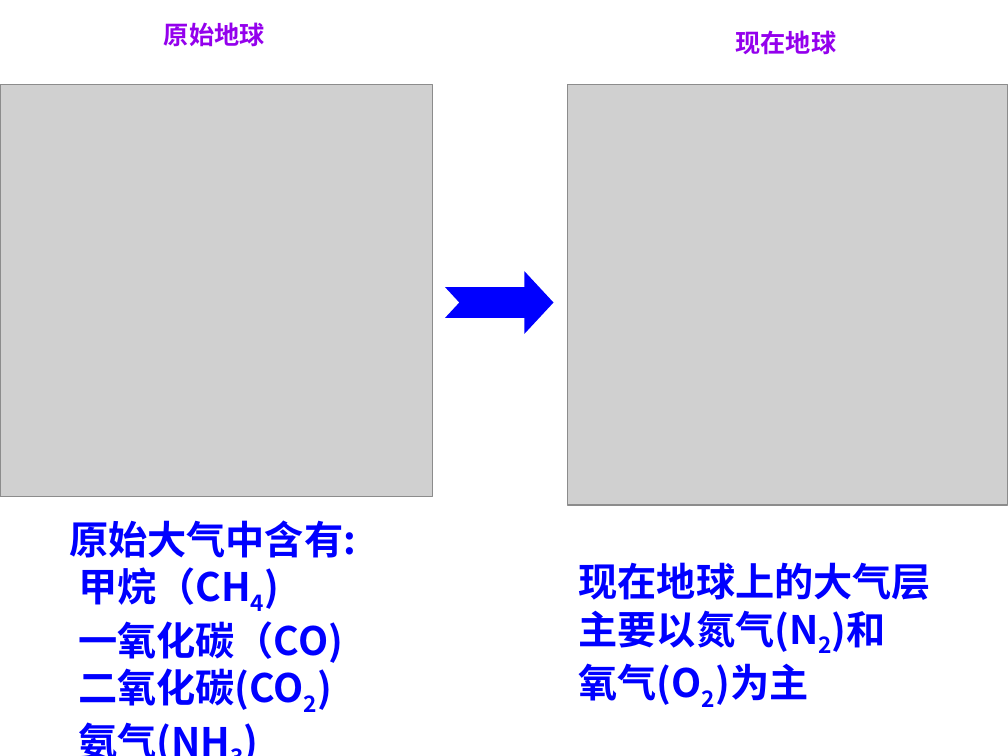
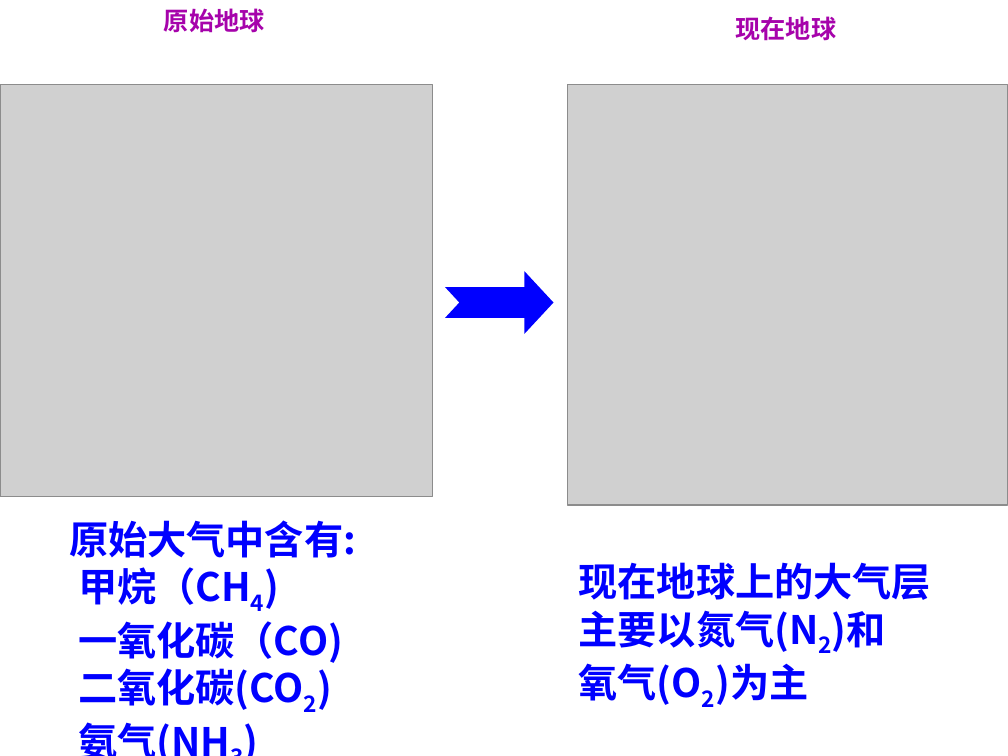
Before and after one commit to allen5261/schoolmaterial, a slide deck: slide 2 of files/化学/4-1空气的成分（15）.ppt. Drawn at 1008x756 pixels with LibreOffice and Linux fonts; fonts in the diff are those of the drawing; grey boxes stand for pictures. Boxes give left, top, right and bottom in pixels: in the first picture for what was removed or moved away, otherwise in the second. Text is boxed around its words. In the diff, an @@ line names an element or a change of style, - is before the commit and + after.

```diff
--- a/files/化学/4-1空气的成分（15）.ppt
+++ b/files/化学/4-1空气的成分（15）.ppt
@@ text "原始地球" at [164,8,265,33]: text colour gradient #9400ED to #0000FF to #A603AB; vertical alignment middle to top @@
@@ text "现在地球" at [735,16,836,41]: text colour gradient #9400ED to #0000FF to #A603AB; vertical alignment middle to top @@
```
Also in this commit, not shown: 9 other slides changed, 3 other files.
